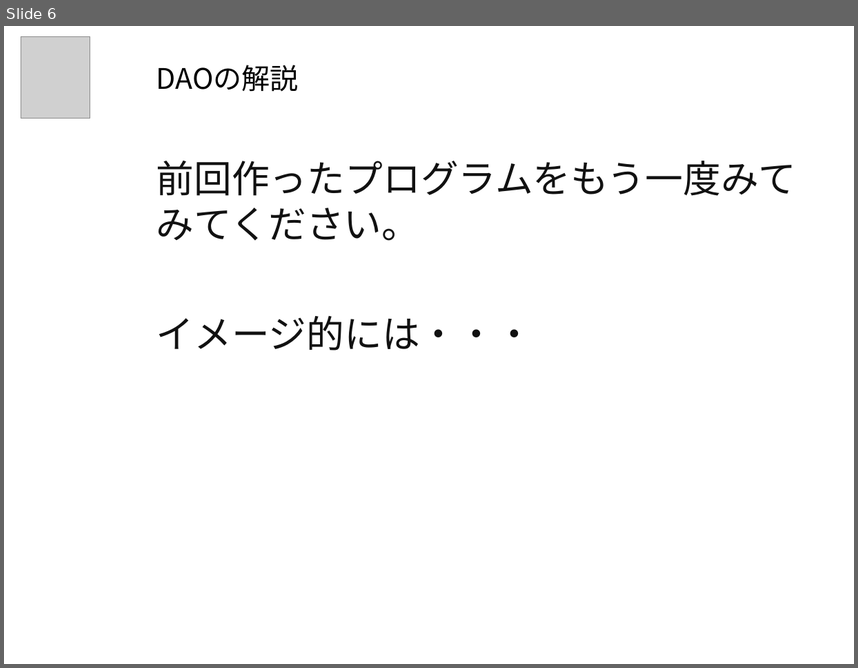
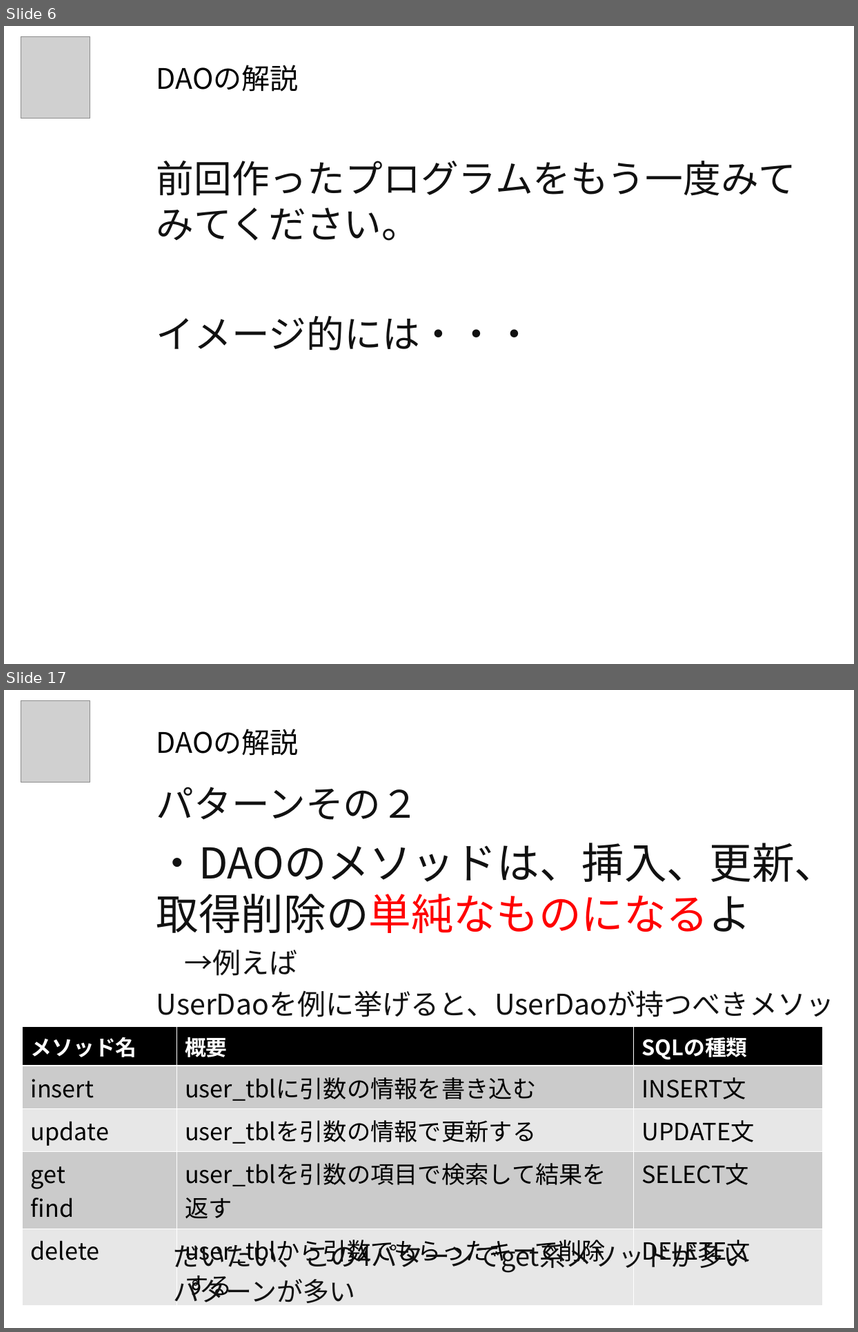
Before and after one commit to nishino-naoyuki/2018Web, a slide deck: ppt/Webアプリケーション開発演習B_15.ppt. Shown one above the other, each under a label of ours: slide 6 before the commit, slides 6 and 17 after it; the slides between them are not shown. The pictures are 858x668 and 858x1332 pixels, drawn with LibreOffice and Linux fonts; fonts in the diff are those of the drawing; grey boxes stand for pictures; background and template pictures are left out. Boxes give left, top, right and bottom in pixels: in the first picture for what was removed or moved away, otherwise in the second. Text is boxed around its words. In the diff, an @@ line names an element or a change of style, - is before the commit and + after.

```diff
--- a/ppt/Webアプリケーション開発演習B_15.ppt
+++ b/ppt/Webアプリケーション開発演習B_15.ppt
@@ slide 17 added at (4, 690, 854, 1328), background picture (left out) @@
@@ picture added at (21, 701, 91, 782) @@
@@ title added at (156, 729, 299, 756), 24 pt, text #000000 @@
+DAOの解説
@@ text added at (156, 787, 838, 1017), 24 pt, text #111111 @@
+パターンその２
+・DAOのメソッドは、挿入、更新、取得削除の単純なものになるよ
+→例えば
+UserDaoを例に挙げると、UserDaoが持つべきメソッドは
@@ table added at (23, 1026, 822, 1269), 5 rows, 3 columns @@
+メソッド名 | 概要 | SQLの種類
+insert | user_tblに引数の情報を書き込む | INSERT文
+update | user_tblを引数の情報で更新する | UPDATE文
+get / find | user_tblを引数の項目で検索して結果を返す | SELECT文
+delete | user_tblから引数でもらったキーで削除する | DELETE文
@@ text added at (173, 1239, 749, 1303), 22.2 pt, text #111111 @@
+だいたい、この4パターンでget系メソッドが多い
+パターンが多い
```
Also in this commit, not shown: 29 other slides added, 1 slide removed, 2 other files.
